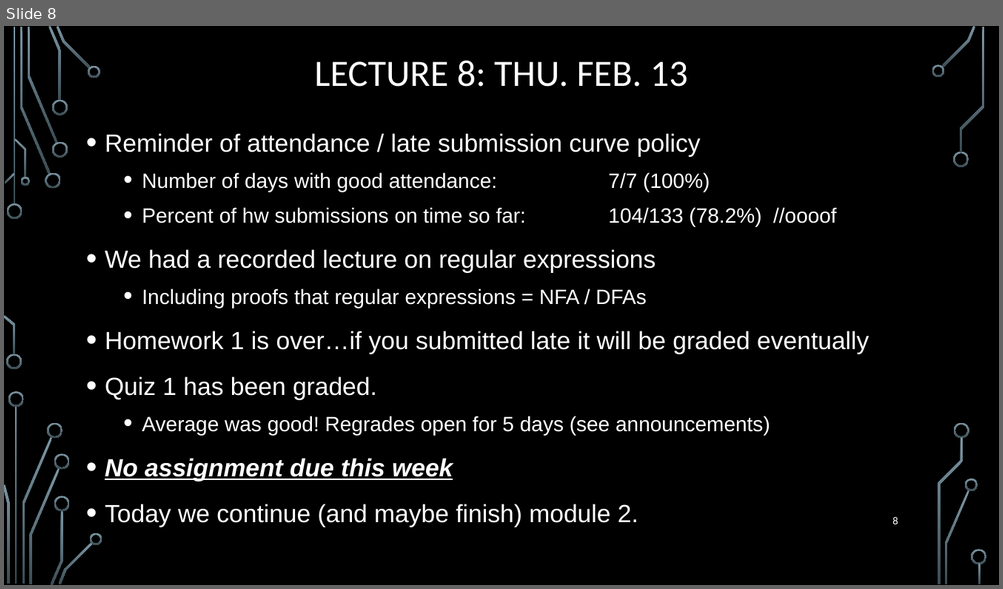
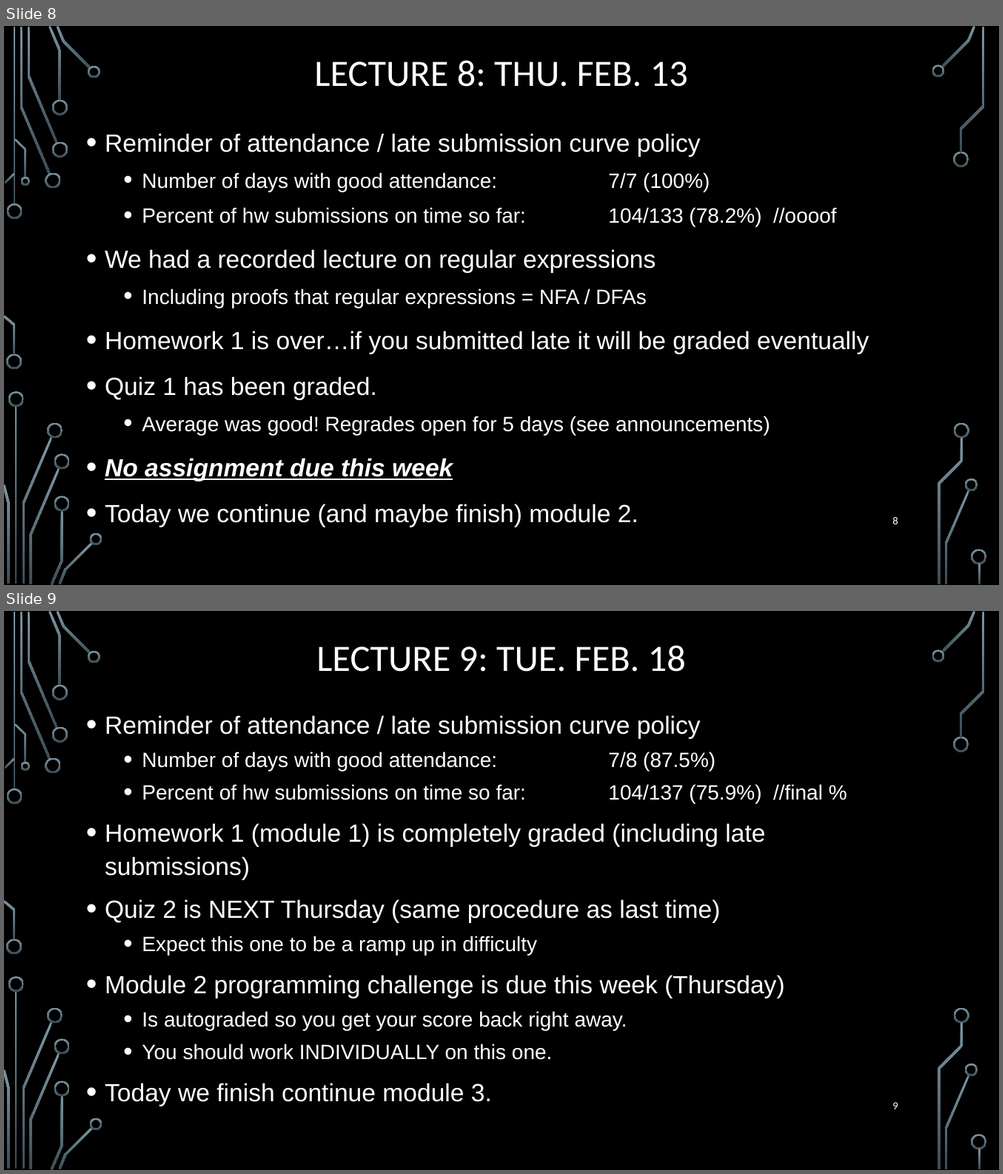
Before and after one commit to markfloryan/dmt2, a slide deck: slides/00-DailyAnnouncements.pptx. Shown one above the other, each under a label of ours: slide 8 before the commit, slides 8 and 9 after it. The pictures are 1003x589 and 1003x1174 pixels, drawn with LibreOffice and Linux fonts; fonts in the diff are those of the drawing; background and template pictures are left out. Boxes give left, top, right and bottom in pixels: in the first picture for what was removed or moved away, otherwise in the second. Text is boxed around its words. In the diff, an @@ line names an element or a change of style, - is before the commit and + after.

```diff
--- a/slides/00-DailyAnnouncements.pptx
+++ b/slides/00-DailyAnnouncements.pptx
@@ slide 9 added at [4,611,999,1170], background picture (left out); not listed: 36 template elements that a slide beside it also shows @@
@@ title added at [316,645,686,672], 36 pt, text #FFFFFF @@
+LECTURE 9: TUE. FEB. 18
@@ text added at [105,715,822,1107], 24 pt, text #FFFFFF @@
+• Reminder of attendance / late submission curve policy
+  • Number of days with good attendance: 7/8 (87.5%)
+  • Percent of hw submissions on time so far: 104/137 (75.9%) //final %
+• Homework 1 (module 1) is completely graded (including late submissions)
+• Quiz 2 is NEXT Thursday (same procedure as last time)
+  • Expect this one to be a ramp up in difficulty
+• Module 2 programming challenge is due this week (Thursday)
+  • Is autograded so you get your score back right away.
+  • You should work INDIVIDUALLY on this one.
+• Today we finish continue module 3.
@@ page number added at [892,1102,897,1110], 10.5 pt, text #FFFFFF @@
+9
```
Also in this commit, not shown: 1 slide changed, 1 other file.
